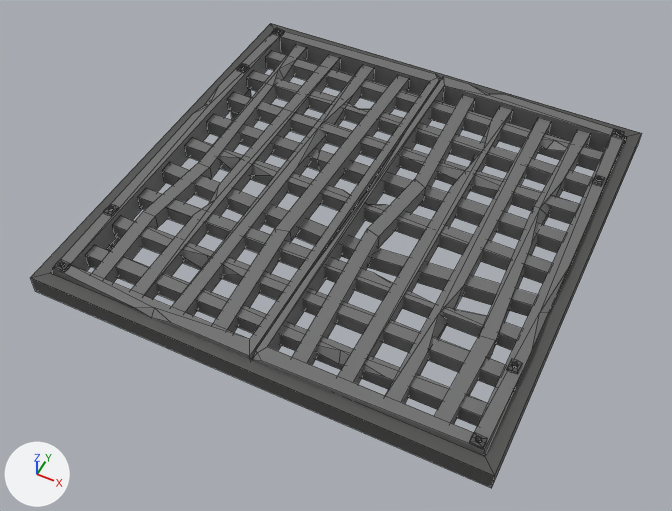
What one commit did to the FBX model Resources/Meshes/PolygonDungeon/SM_Prop_Trap_Pit_01.fbx.
Before and after are seen from a camera (50 mm lens) standing at (0.0304, -0.0662, 0.0764) and looking at (-0.0009, -0.0036, -0.0019). The axes (+X, +Y, +Z) are drawn at lower left. The lights are the same throughout. Mesh edges are drawn as thin lines. Where no turn or scale is listed for an object, it has been applied to the vertices.

The first picture shows 'SM_Prop_Trap_Pit_01', 'SM_Prop_Trap_Pit_Door_L', 'SM_Prop_Trap_Pit_Door_R'.
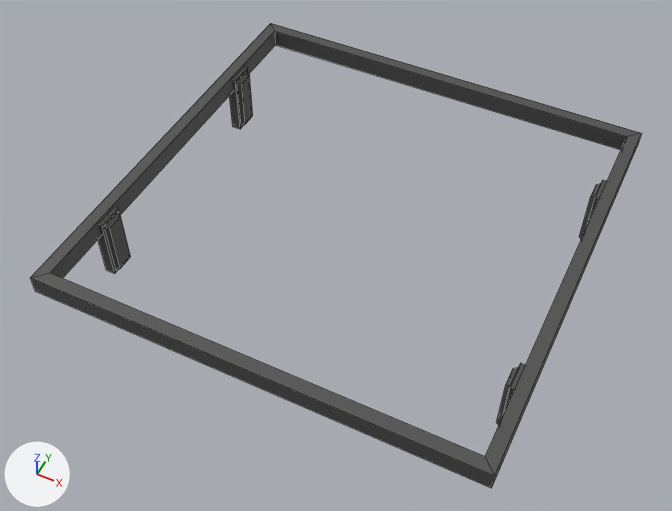
The newer file is also rescaled (x0.01), turned or shifted as a whole; pictures and numbers use the older file's frame.

Pixel boxes (x1, y1, x2, y2) of what changed, in the pictures (672 x 511 px):
'SM_Prop_Trap_Pit_Door_L', deleted
    before: (251, 76, 625, 456)
'SM_Prop_Trap_Pit_Door_R', deleted
    before: (53, 28, 441, 360)

What changed in the scene script:
```text
Remove ob_sm_prop_trap_pit_door_r:
    ob_sm_prop_trap_pit_door_r = bpy.data.objects.new('SM_Prop_Trap_Pit_Door_R', me_mesh_016)
    ob_sm_prop_trap_pit_door_r.location = (0.0, 0.0, 0.0)
Remove ob_sm_prop_trap_pit_door_l:
    ob_sm_prop_trap_pit_door_l = bpy.data.objects.new('SM_Prop_Trap_Pit_Door_L', me_mesh_017)
    ob_sm_prop_trap_pit_door_l.location = (0.0, 0.0, 0.0)
```
